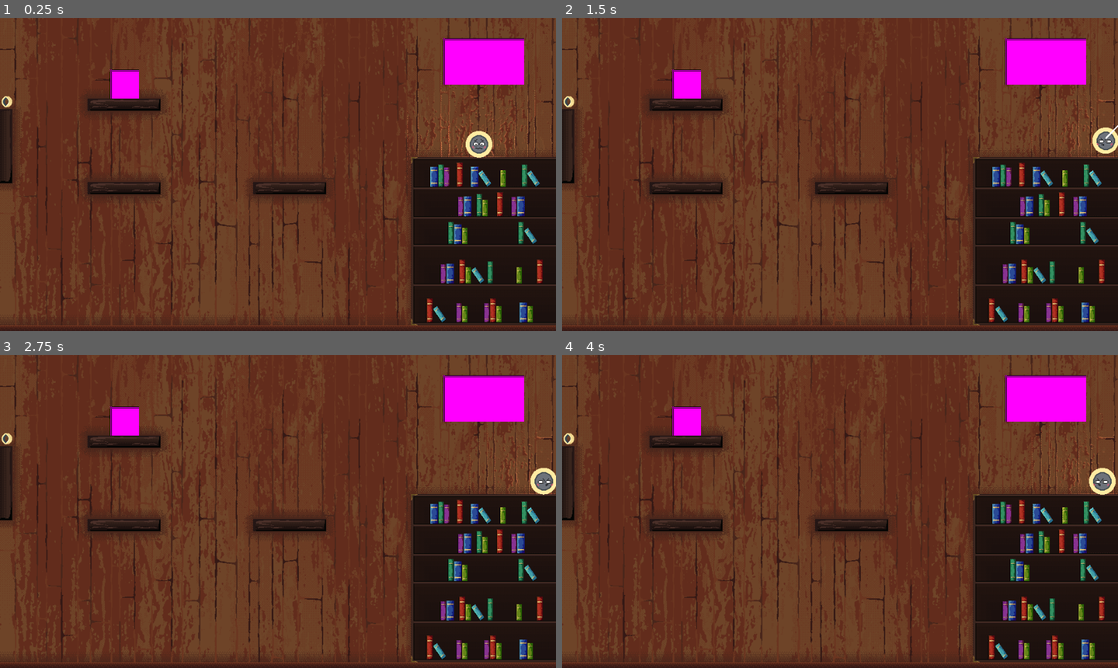
Above: before the commit, frames 1-4 (two rows, left to right).
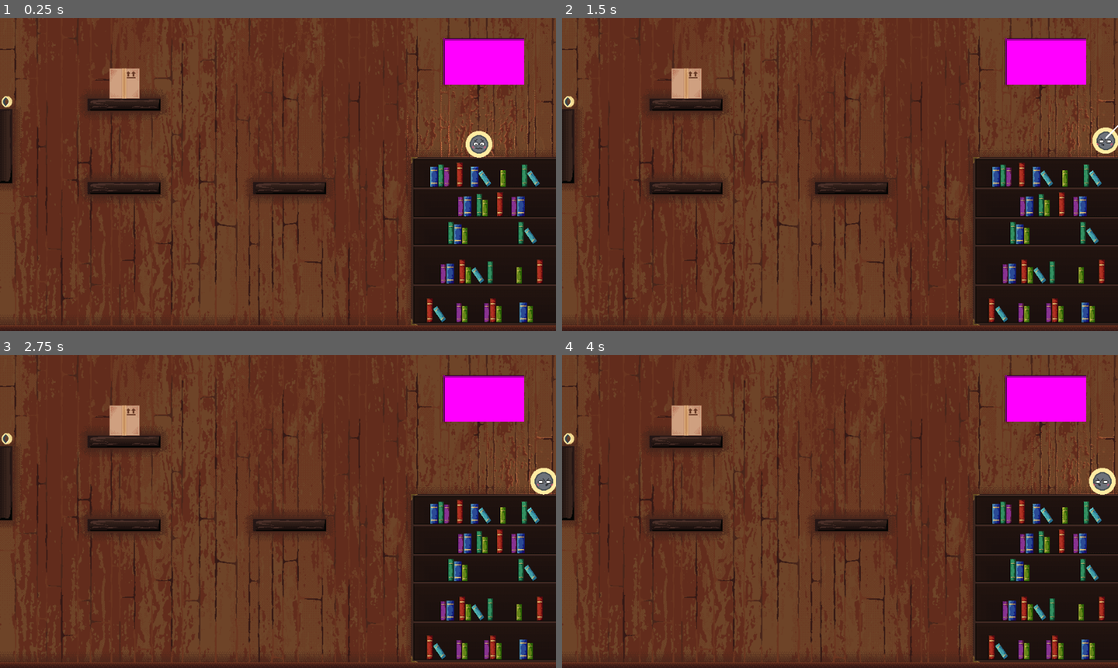
Above: after the commit, the same moments.

Repository: NAERNON/ggj-2026-mask
Game: Godot game, scene res://scenes/main.tscn
The game is run twice, just before and just after one commit, with the same random seed, the same clock (stepped at 60 frames per second) and the same inputs.
Inputs:
- Up to frame 1 (0.25 s): no input
- Up to frame 2 (1.5 s): tap Enter (ui_accept) at 0.5 s; hold D (move_tape_right) 0.53-1.28 s; hold R (move_tape_reroll) 0.53-1.28 s; tap Space (move_tape_jump) at 0.77 s; hold S (move_tape_down) from 1.28 s (still down); tap G (tape_switch_grip) at 1.35 s
- Up to frame 3 (2.75 s): tap Space (move_tape_jump) at 1.52 s; release S (move_tape_down) at 2.03 s; hold D (move_tape_right) from 2.03 s (still down); hold R (move_tape_reroll) from 2.03 s (still down)
- Up to frame 4 (4 s): release D (move_tape_right) at 2.78 s; release R (move_tape_reroll) at 2.78 s; hold W (move_tape_up) 2.78-3.53 s; tap G (tape_switch_grip) at 2.85 s; tap Space (move_tape_jump) at 3.02, 3.77 s; hold A (move_tape_left) from 3.53 s (still down); hold R (move_tape_reroll) from 3.53 s (still down)

The runs differ from the first frame. In frame 1, 0.5% of the frame differs, in the area x 19-26%, y 16-26%; in frame 2, 0.5%; in frame 3, 0.5%; in frame 4, 0.5%.

Commit message:
Box added

Diff:
--- a/scenes/main.tscn
+++ b/scenes/main.tscn
@@ -5,6 +5,7 @@
 [ext_resource type="Texture2D" uid="uid://cj1mrtn34jdjd" path="res://aseprite/house/background.tres" id="2_sugp2"]
 [ext_resource type="Texture2D" uid="uid://i2k4p6ekqwfd" path="res://aseprite/house/light.png" id="4_jyhfs"]
 [ext_resource type="SpriteFrames" uid="uid://cu87v0mvt5ao6" path="res://aseprite/house/refill.tres" id="5_85g3d"]
+[ext_resource type="Texture2D" uid="uid://d3fmtlbgwtw3" path="res://aseprite/house/box.png" id="5_choun"]
 [ext_resource type="AudioStream" uid="uid://bhriy1xavnqf7" path="res://arts/musics/Saxo-scotche goofy song.mp3" id="5_tbgi4"]
 [ext_resource type="AudioStream" uid="uid://xp6qno3otn23" path="res://arts/musics/Rupture scotch.mp3" id="6_tefeu"]
 [ext_resource type="AudioStream" uid="uid://cijr6u0a4t0xb" path="res://arts/musics/OBJTape_Ruban adhesif 1 (ID 0297)_LaSonotheque.fr.mp3" id="7_o6xl0"]
@@ -35,10 +36,7 @@
 size = Vector2(20, 600)
 
 [sub_resource type="RectangleShape2D" id="RectangleShape2D_o6xl0"]
-size = Vector2(50, 50)
-
-[sub_resource type="PlaceholderTexture2D" id="PlaceholderTexture2D_tipki"]
-size = Vector2(50, 50)
+size = Vector2(52, 52)
 
 [sub_resource type="CircleShape2D" id="CircleShape2D_tbgi4"]
 
@@ -153,7 +151,7 @@
 shape = SubResource("RectangleShape2D_o6xl0")
 
 [node name="Sprite2D" type="Sprite2D" parent="Box" unique_id=1141377628]
-texture = SubResource("PlaceholderTexture2D_tipki")
+texture = ExtResource("5_choun")
 
 [node name="Restock" type="StaticBody2D" parent="." unique_id=312312138]
 position = Vector2(11, 144)
Binary file added: aseprite/house/box.aseprite
Binary file added: aseprite/house/box.png
Not shown, added: aseprite/house/box.png.import
